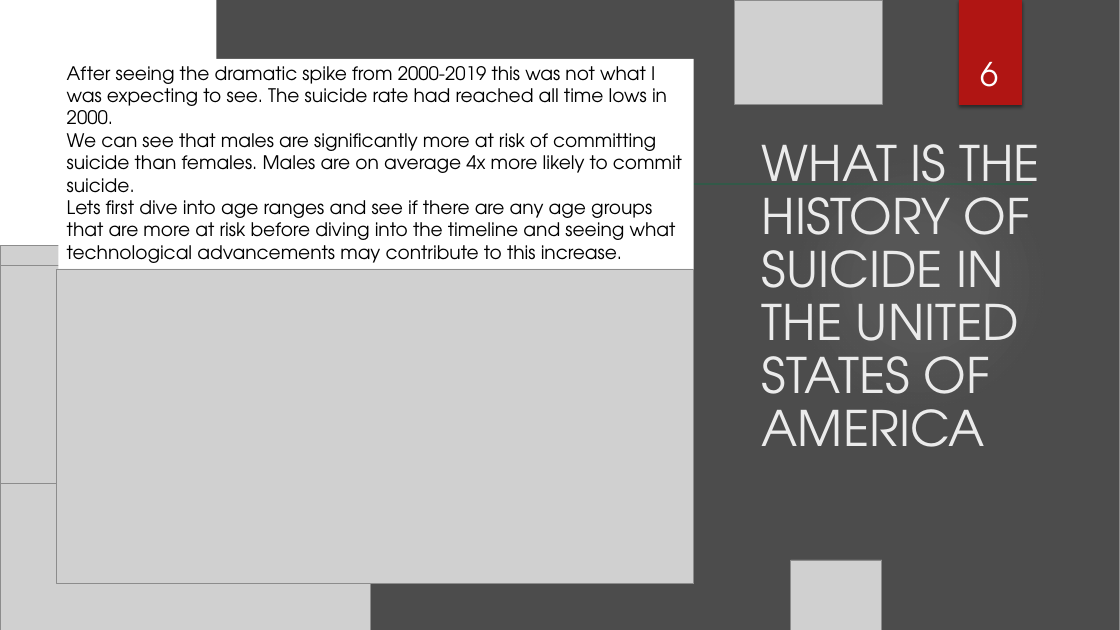
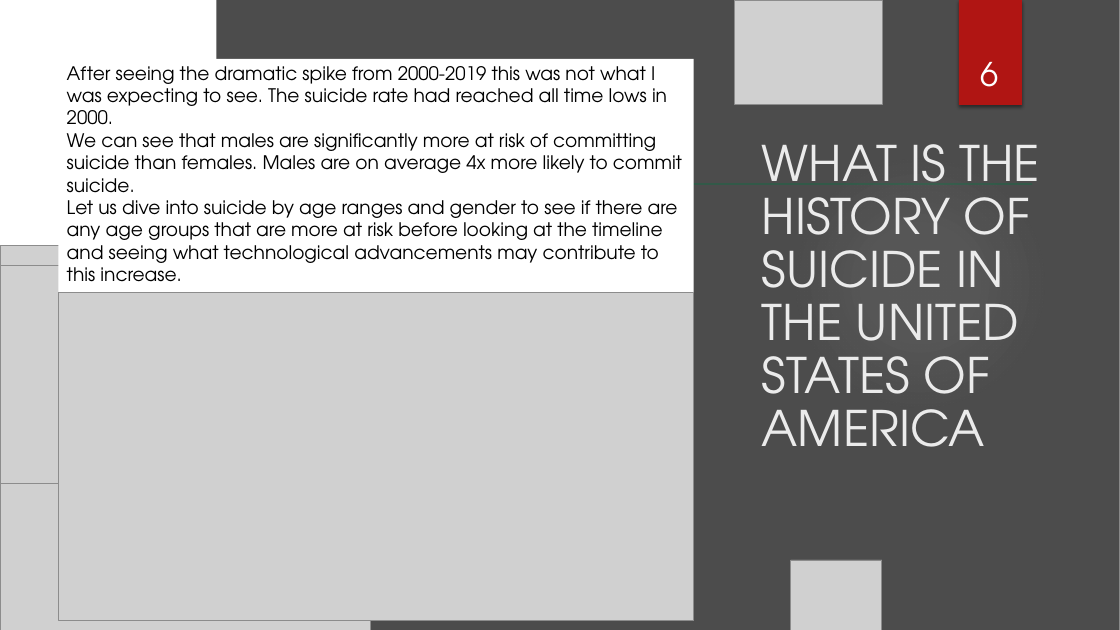
Before and after one commit to RussellBracey/Capston_rb, a slide deck: slide 6 of powerpoint/capstone_powerpoint.pptx. Drawn at 1120x630 pixels with LibreOffice and Linux fonts; fonts in the diff are those of the drawing; grey boxes stand for pictures; background and template pictures are left out. Boxes give left, top, right and bottom in pixels: in the first picture for what was removed or moved away, otherwise in the second. Text is boxed around its words. In the diff, an @@ line names an element or a change of style, - is before the commit and + after.

```diff
--- a/powerpoint/capstone_powerpoint.pptx
+++ b/powerpoint/capstone_powerpoint.pptx
@@ text at (67,200,678,282): text changed @@
-Lets first dive into age ranges and see if there are any age groups that are more at risk before diving into the timeline and seeing what technological advancements may contribute to this increase.
+Let us dive into suicide by age ranges and gender to see if there are any age groups that are more at risk before looking at the timeline and seeing what technological advancements may contribute to this increase.
@@ picture: place and size @@
-picture at (57,269,694,584)
+picture at (59,292,694,622)
```
Also in this commit, not shown: 8 other slides changed, 1 slide removed, 1 other file.
